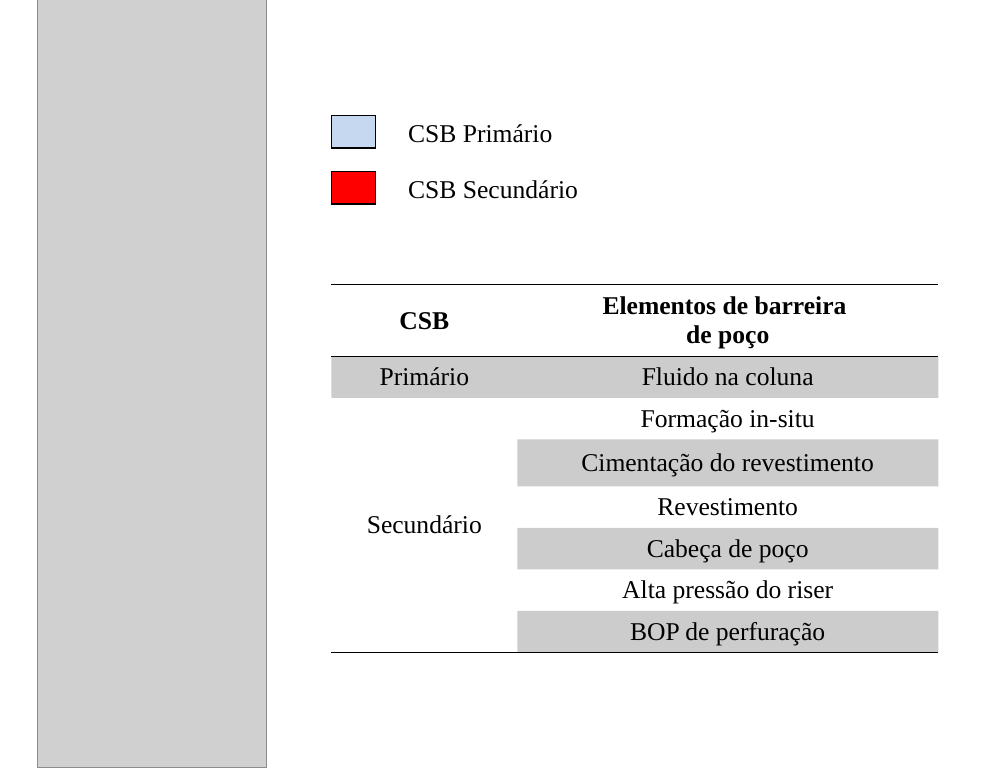
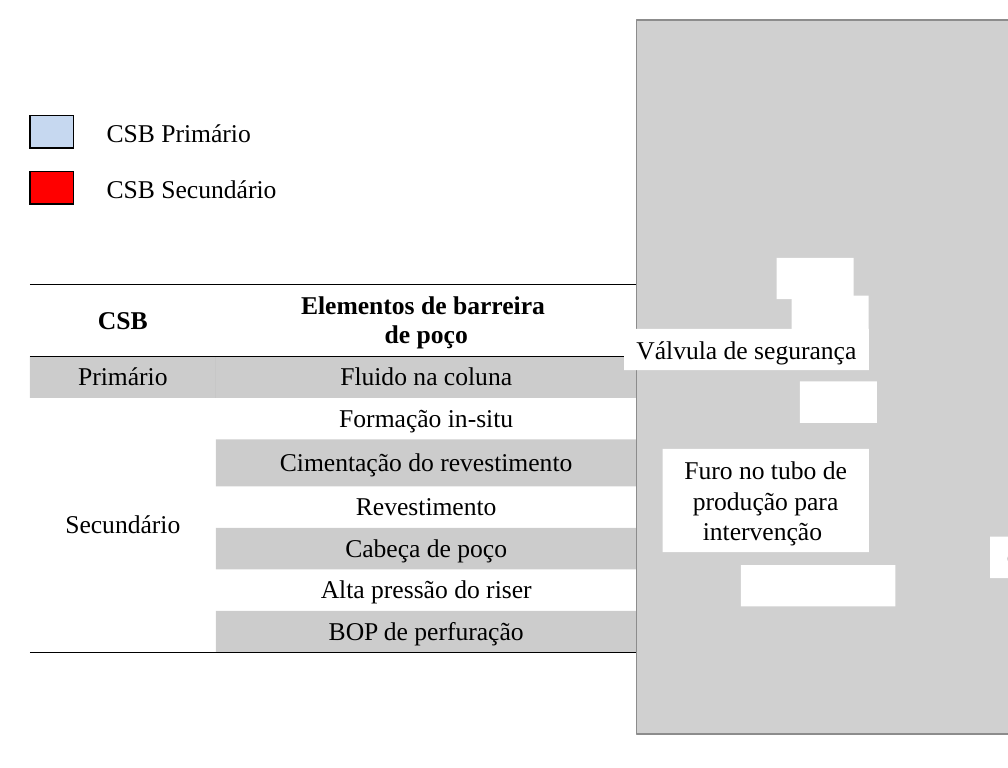
Before and after one commit to otaviobarodrigues/engpet, a slide deck: slide 1 of Figures/CSB.pptx. Drawn at 1008x768 pixels with LibreOffice and Linux fonts; fonts in the diff are those of the drawing; grey boxes stand for pictures; background and template pictures are left out. Boxes give left, top, right and bottom in pixels: in the first picture for what was removed or moved away, otherwise in the second. Text is boxed around its words. In the diff, an @@ line names an element or a change of style, - is before the commit and + after.

```diff
--- a/Figures/CSB.pptx
+++ b/Figures/CSB.pptx
@@ picture removed at [38, 0, 266, 768] @@
@@ picture added at [637, 20, 1008, 734] @@
@@ 2 texts, 2 rectangles, 1 table: place and size @@
-2 texts, 2 rectangles, 1 table at [332, 116, 939, 653]
+2 texts, 2 rectangles, 1 table at [30, 116, 637, 653]
@@ rectangle added at [776, 258, 853, 299], fill #FFFFFF @@
@@ rectangle added at [792, 296, 869, 337], fill #FFFFFF @@
@@ rectangle added at [624, 329, 869, 370], fill #FFFFFF, 18 pt, text #000000 @@
+Válvula de segurança
@@ rectangle added at [800, 382, 877, 423], fill #FFFFFF @@
@@ rectangle added at [663, 449, 869, 552], fill #FFFFFF, 18 pt, text #000000 @@
+Furo no tubo de produção para intervenção
@@ rectangle added at [991, 537, 1008, 578], fill #FFFFFF, 18 pt, text #000000 @@
+Comunicação
@@ rectangle added at [742, 565, 896, 606], fill #FFFFFF @@
```
Also in this commit, not shown: 8 other files.
